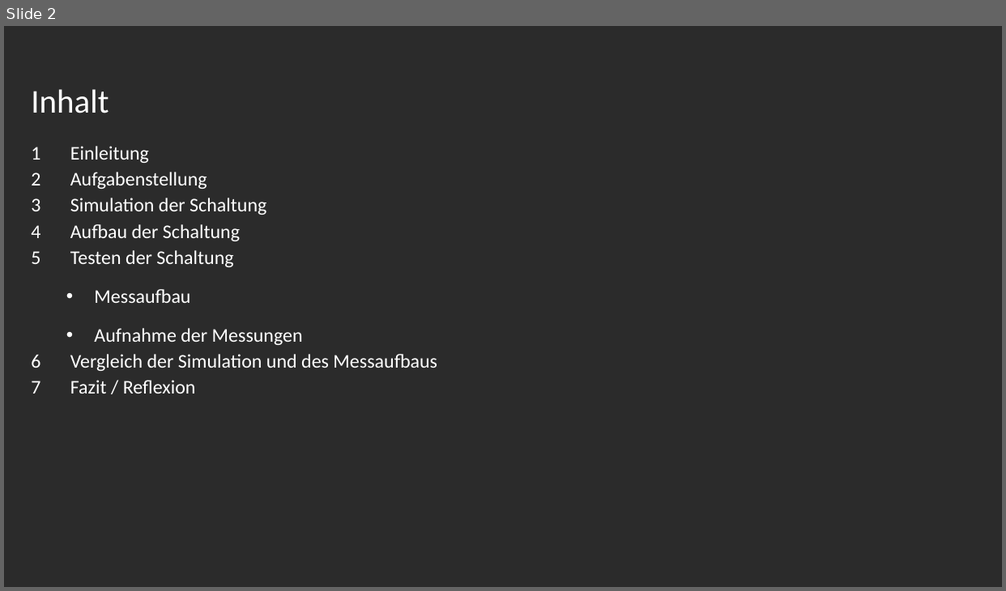
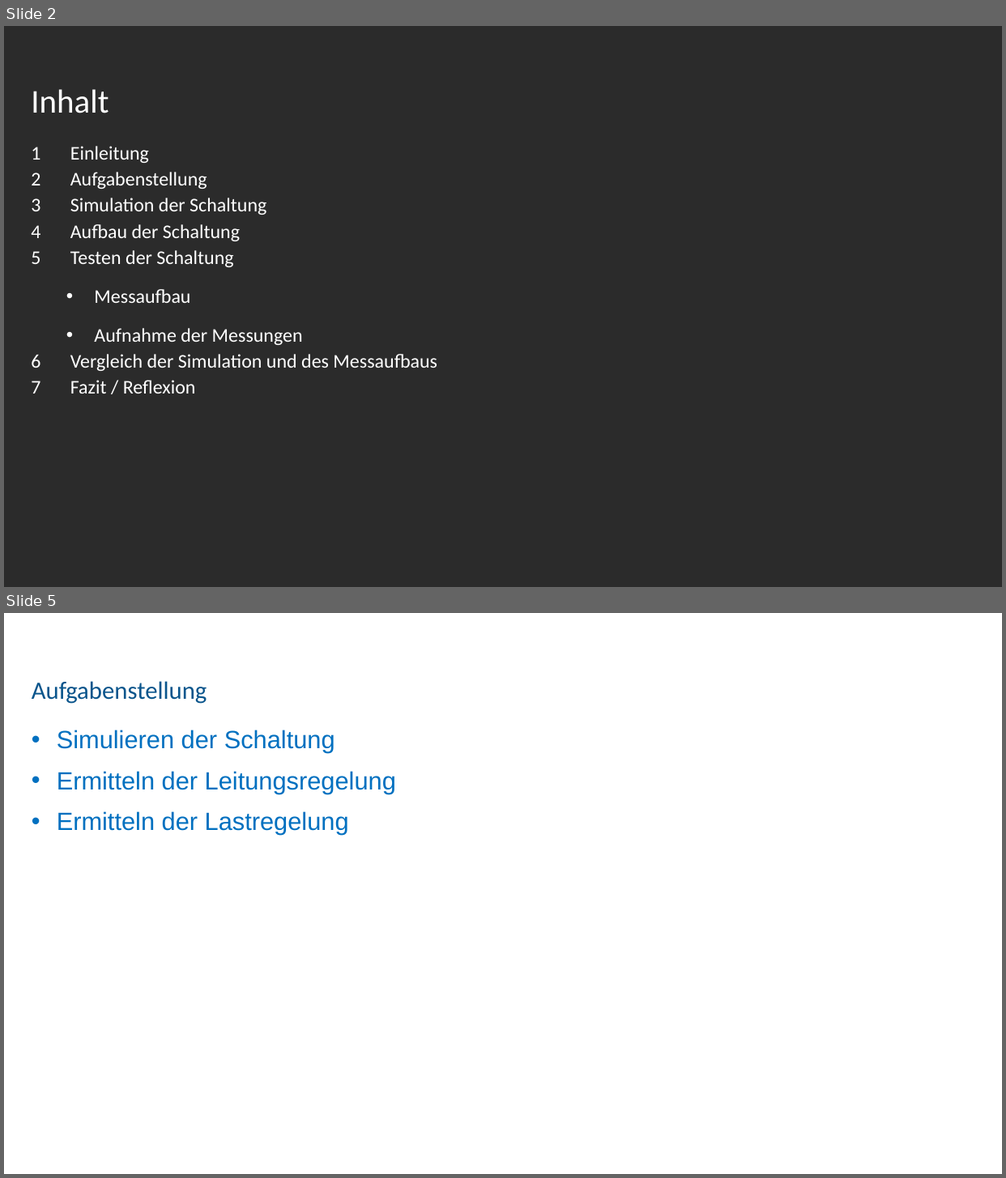
Before and after one commit to mimeiners/ASLK_PRO, a slide deck: docs/img/Experiment_11/Präsentation_ANS_LDO.pptx. Shown one above the other, each under a label of ours: slide 2 before the commit, slides 2 and 5 after it; the slides between them are not shown. The pictures are 1006x591 and 1006x1178 pixels, drawn with LibreOffice and Linux fonts; fonts in the diff are those of the drawing; background and template pictures are left out; a plain dark background stands for a picture behind light text. Boxes give left, top, right and bottom in pixels: in the first picture for what was removed or moved away, otherwise in the second. Text is boxed around its words. In the diff, an @@ line names an element or a change of style, - is before the commit and + after.

```diff
--- a/docs/img/Experiment_11/Präsentation_ANS_LDO.pptx
+++ b/docs/img/Experiment_11/Präsentation_ANS_LDO.pptx
@@ slide 5 added at (x1=4, y1=613, x2=1002, y2=1174), background picture (left out) @@
@@ title added at (x1=32, y1=681, x2=207, y2=704), 18 pt, text #0A558C @@
+Aufgabenstellung
@@ text added at (x1=57, y1=730, x2=396, y2=835), 18 pt, text #0070C0 @@
+• Simulieren der Schaltung
+• Ermitteln der Leitungsregelung
+• Ermitteln der Lastregelung
```
Also in this commit, not shown: 8 slides changed, 2 other slides added, 2 slides removed, 5 other files.
